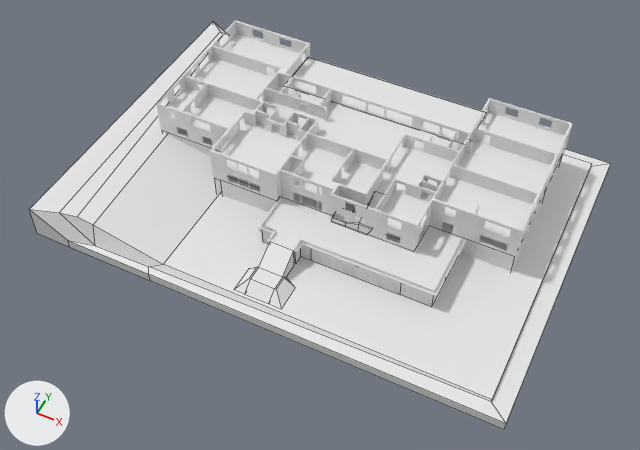
Before and after pictures for a commit that changed the FBX model Year2Block2/Assets/ImportOBJ/Building/HousePlanFirstModel.fbx.
Camera for both pictures: a 50 mm lens placed at (81.2, -178.9, 196.1), pointed at (0.7, -17.9, -5.2). The axes (+X, +Y, +Z) are drawn at lower left. The lights are the same throughout. Mesh edges are drawn as thin lines on the coarser meshes. Where no turn or scale is listed for an object, it has been applied to the vertices.

The scene before the commit, as lines of its bpy script (objects in view):
```python
me_cube_109 = bpy.data.meshes.new('Cube.109')
me_cube_109.from_pydata(...)  # 40 vertices, 38 faces; spans x -26.2..27.1, y -11.2..12.9, z -4.3..1.0
me_cube_117 = bpy.data.meshes.new('Cube.117')
me_cube_117.from_pydata(...)  # 58 vertices, 56 faces; spans x -62.4..55.0, y -30.3..28.7, z -6.3..1.0
me_cube_118 = bpy.data.meshes.new('Cube.118')
me_cube_118.from_pydata(...)  # 118 vertices, 114 faces; spans x -62.4..55.0, y -30.3..28.7, z -6.4..0.0
ob_cube_004 = bpy.data.objects.new('Cube.004', me_cube_118)
ob_cube_004.location = (3.7, 7.5, 10.7)
ob_cube_051 = bpy.data.objects.new('Cube.051', me_cube_117)
ob_cube_051.location = (3.7, 7.5, 3.4)
ob_cube_106 = bpy.data.objects.new('Cube.106', me_cube_109)
ob_cube_106.location = (16.0, -25.7, 2.0)
# also in view: 'Cube.007' at (1.1, 27.2, 10.5); 'Cube.003' at (16.6, -24.7, 3.6); 'Cube.097' at (16.5, -24.8, 1.5); 'Cube.006' at (0.0, -0.5, 13.2); 'Cube.014' at (-1.3, -45.2, 1.1)
```
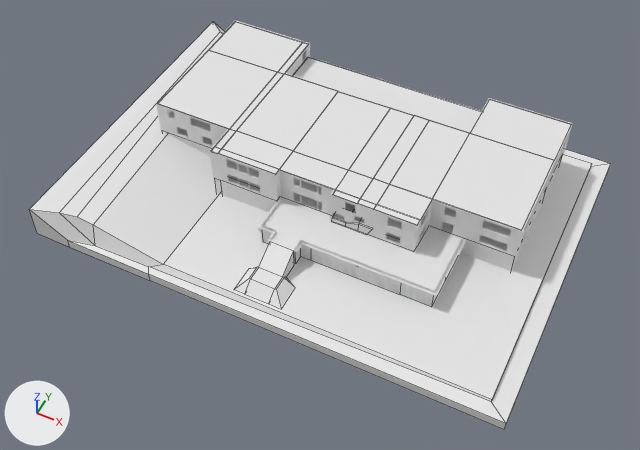
What differs and where, as boxes (x1, y1, x2, y2) in the pictures (640 x 450 px):
'Cube.015', added: after (158, 22, 570, 228)
'Cube.004', unchanged, covered by the edit: before (168, 34, 564, 236); after (168, 55, 511, 236)
'Cube.006', unchanged, covered by the edit: before (181, 46, 556, 211); after (294, 178, 299, 184)

What changed in the scene script:
```text
Add me_cube_003:
    me_cube_003.from_pydata(...)  # 77 vertices, 70 faces; spans x -62.4..55.0, y -30.3..28.7, z -0.2..0.0
Add ob_cube_015:
    ob_cube_015 = bpy.data.objects.new('Cube.015', me_cube_003)
    ob_cube_015.location = (3.7, 7.5, 15.6)
```
